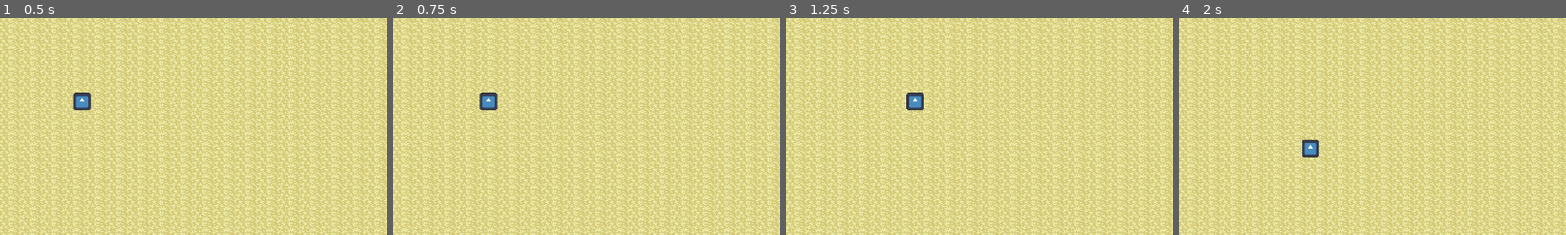
Above: before the commit, frames 1-4 (left to right).
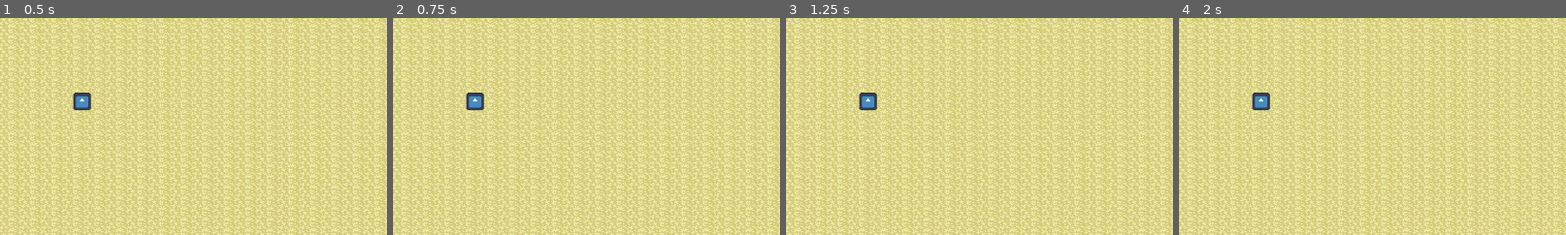
Above: after the commit, the same moments.

Repository: Johardt/farworld
Game: Godot game, scene res://scenes/main.tscn
Two runs of this game, one before a commit and one after it. Both use one fixed random seed, a clock stepped at 60 frames per second and the inputs below. The engine's default icon, where the game draws it, is replaced by a stand-in: a white triangle on a blue panel in a dark square.
Inputs:
- Up to frame 1 (0.5 s): no input
- Up to frame 2 (0.75 s): tap Enter at 0.5 s; hold D (right) from 0.53 s (still down)
- Up to frame 3 (1.25 s): keep holding D (right)
- Up to frame 4 (2 s): release D (right) at 1.28 s; hold S (down) from 1.28 s (still down)
The pictures show only the part of the screen within x 0-50%, y 2-52%; the shares and areas given below are measured in that part.

Frame 1 is identical in both runs. In frame 2, 0.6% of the frame differs, in the area x 18-28%, y 34-43%; in frame 3, 0.7%; in frame 4, 0.8%, in the area x 18-37%, y 34-65%.

Commit message:
Find correct node type for Pawn

Diff:
--- /dev/null
+++ b/nodes/pawn.tscn
@@ -0,0 +1,18 @@
+[gd_scene format=3 uid="uid://ddvjiwhp8mxi1"]
+
+[ext_resource type="Script" uid="uid://bw0pdp1h3ho4h" path="res://scripts/pawn.gd" id="1_btsf1"]
+[ext_resource type="Texture2D" uid="uid://bse5i2tx77xiq" path="res://icon.svg" id="2_fxa0g"]
+
+[sub_resource type="CapsuleShape2D" id="CapsuleShape2D_o5qli"]
+
+[node name="Pawn" type="StaticBody2D" unique_id=1222924674]
+script = ExtResource("1_btsf1")
+
+[node name="CollisionShape2D" type="CollisionShape2D" parent="." unique_id=146055495]
+shape = SubResource("CapsuleShape2D_o5qli")
+
+[node name="Sprite2D" type="Sprite2D" parent="." unique_id=1740204315]
+scale = Vector2(0.2, 0.2)
+texture = ExtResource("2_fxa0g")
+
+[node name="NavigationAgent2D" type="NavigationAgent2D" parent="." unique_id=1159992861]
--- a/scripts/character_body_2d.gd
+++ b/scripts/pawn.gd
@@ -1,4 +1,4 @@
-extends CharacterBody2D
+extends StaticBody2D
 
 const SPEED = 1
 
Renamed: scripts/character_body_2d.gd.uid -> scripts/pawn.gd.uid
